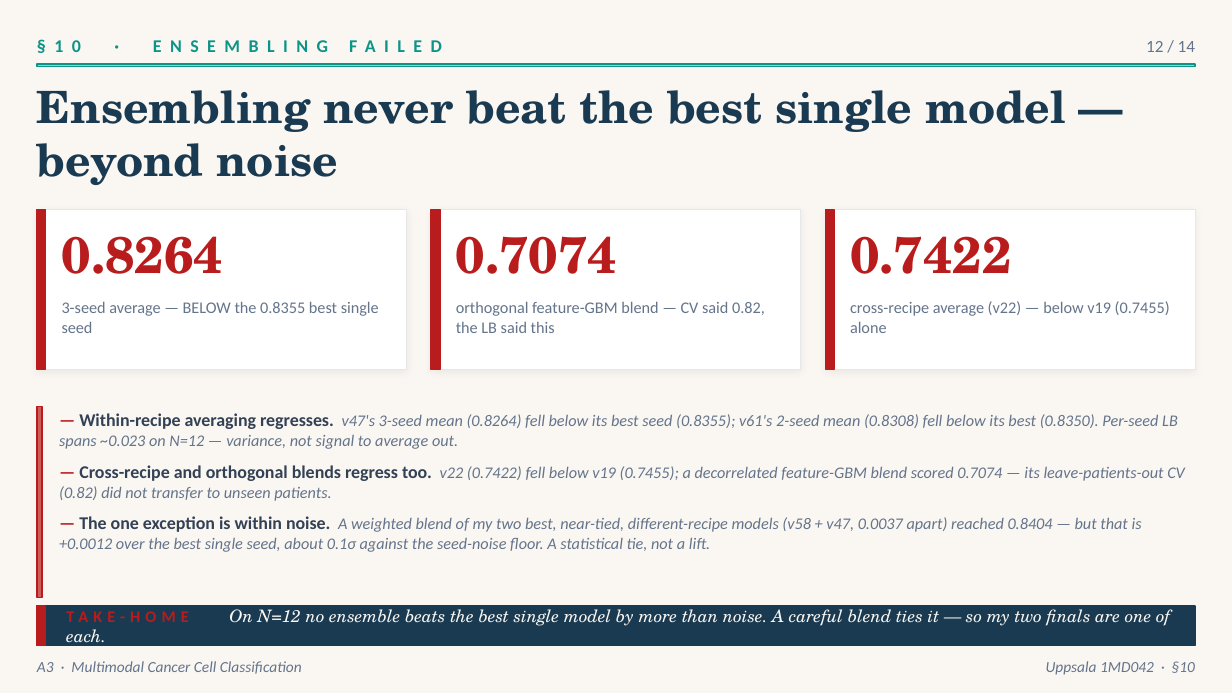
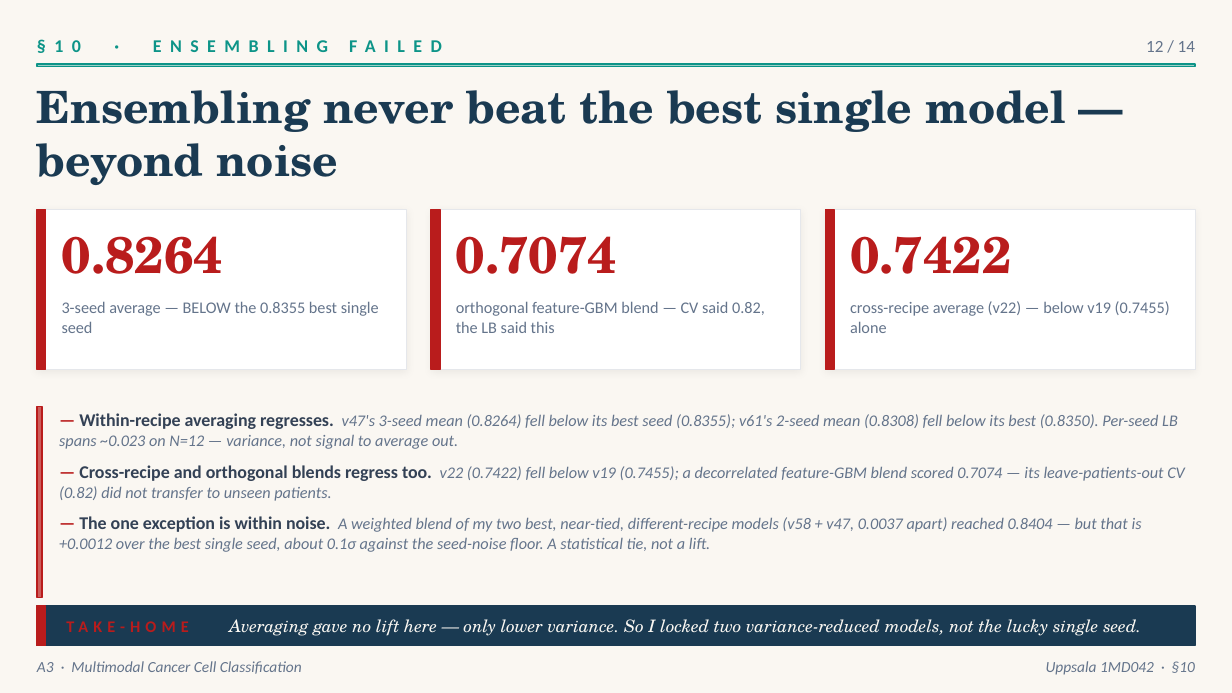
Before and after one commit to rafallex/multimodal-microscopy-distillation, a slide deck: slide 12 of presentation/A3_cancer_challenge.pptx. Drawn at 1232x693 pixels with LibreOffice and Linux fonts; fonts in the diff are those of the drawing. Boxes give left, top, right and bottom in pixels: in the first picture for what was removed or moved away, otherwise in the second. Text is boxed around its words. In the diff, an @@ line names an element or a change of style, - is before the commit and + after.

Commit message:
deck+docs: lock finals to the variance-reduced pair (v58 2-seed mean 0.8314 + v47 3-seed ensemble 0.8264) — no lucky seed

```diff
--- a/presentation/A3_cancer_challenge.pptx
+++ b/presentation/A3_cancer_challenge.pptx
@@ text at (229, 619, 1141, 636): text changed @@
-TAKE-HOME On N=12 no ensemble beats the best single model by more than noise. A careful blend ties it — so my two finals are one of each.
+TAKE-HOME Averaging gave no lift here — only lower variance. So I locked two variance-reduced models, not the lucky single seed.
```
Also in this commit, not shown: 4 other files.
